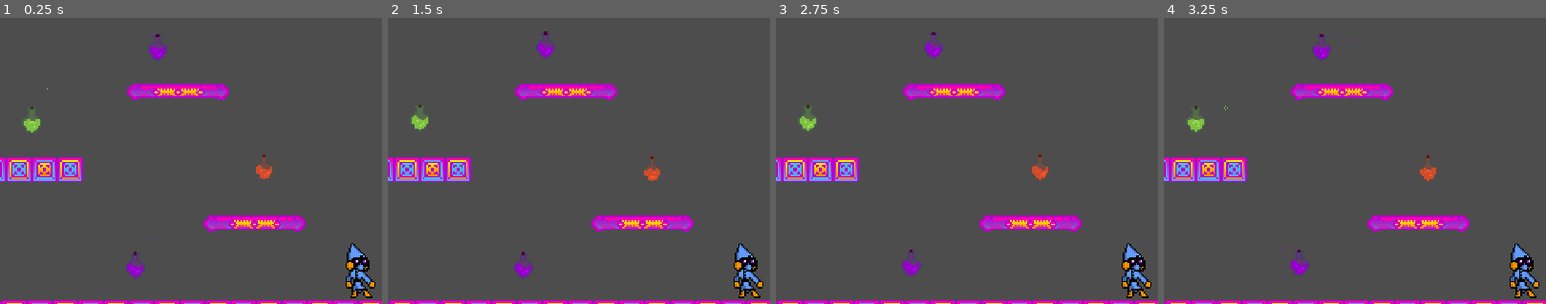
Above: before the commit, frames 1-4 (left to right).
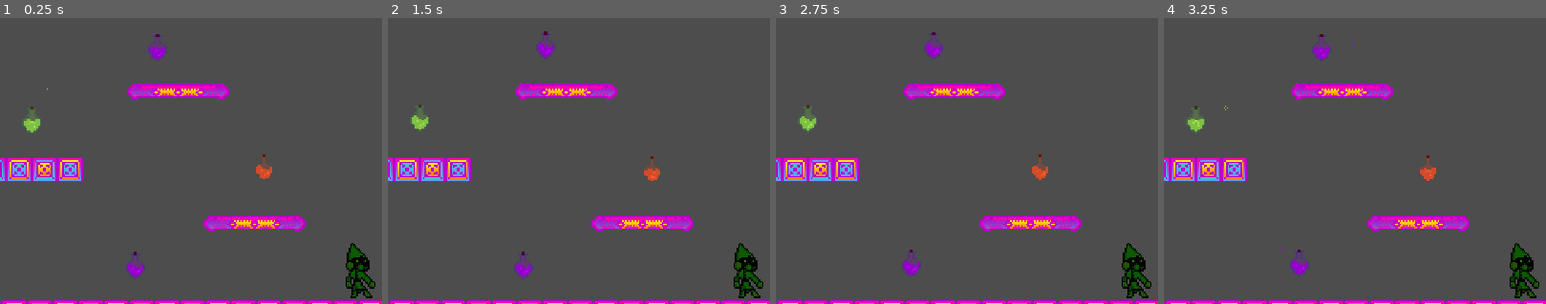
Above: after the commit, the same moments.

Repository: delleloper/drunkenmages
Game: Godot game, scene res://Scenes/Level/Level.tscn
The game is run twice, just before and just after one commit, with the same random seed, the same clock (stepped at 60 frames per second) and the same inputs.
Inputs:
- Up to frame 1 (0.25 s): no input
- Up to frame 2 (1.5 s): hold R 0.53-1.28 s; tap Enter at 1.25 s; tap R at 1.35 s
- Up to frame 3 (2.75 s): hold R from 2.03 s (still down)
- Up to frame 4 (3.25 s): tap Space at 2.75 s; release R at 2.78 s; tap R at 2.85 s
The pictures show only the part of the screen within x 43-93%, y 47-97%; the shares and areas given below are measured in that part.

The runs differ from the first frame. In frame 1, 0.4% of the frame differs, in the area x 90-98%, y 79-98%; in frame 2, 0.4%; in frame 3, 0.4%; in frame 4, 0.4%.

Commit message:
player2 color

Diff:
--- a/Player.gd
+++ b/Player.gd
@@ -220,3 +220,6 @@
 			velocity.x = 300
 			body.apply_impulse(Vector2(-150,0))
 		altered_state = Altered_State.HIT
+
+func set_color(color : Color):
+	sprite.modulate = color
--- a/Scenes/Level/Level.gd
+++ b/Scenes/Level/Level.gd
@@ -3,6 +3,8 @@
 
 @onready var camera_2d = $Camera2D
 @export var camera_speed = 0
+@export var player2Color :Color
+
 var players : Array
 func _process(delta):
 	if Input.is_key_pressed(KEY_R):
@@ -12,8 +14,10 @@
 	if body is Player:
 		var tween = create_tween()
 		tween.tween_property(camera_2d,"position", camera_2d.position + (Vector2.UP * 100),1)
+
 func _ready():
 	players = get_tree().get_nodes_in_group("player")
+	players[1].set_color(player2Color)
 	for each in players:
 		each.dead.connect(game_over)
 
--- a/Scenes/Level/Level.tscn
+++ b/Scenes/Level/Level.tscn
@@ -58,6 +58,7 @@
 
 [node name="Level" type="Node2D"]
 script = ExtResource("1_keilr")
+player2Color = Color(0.133333, 0.584314, 0, 1)
 
 [node name="TileMap" type="TileMap" parent="."]
 position = Vector2(160, 218)
